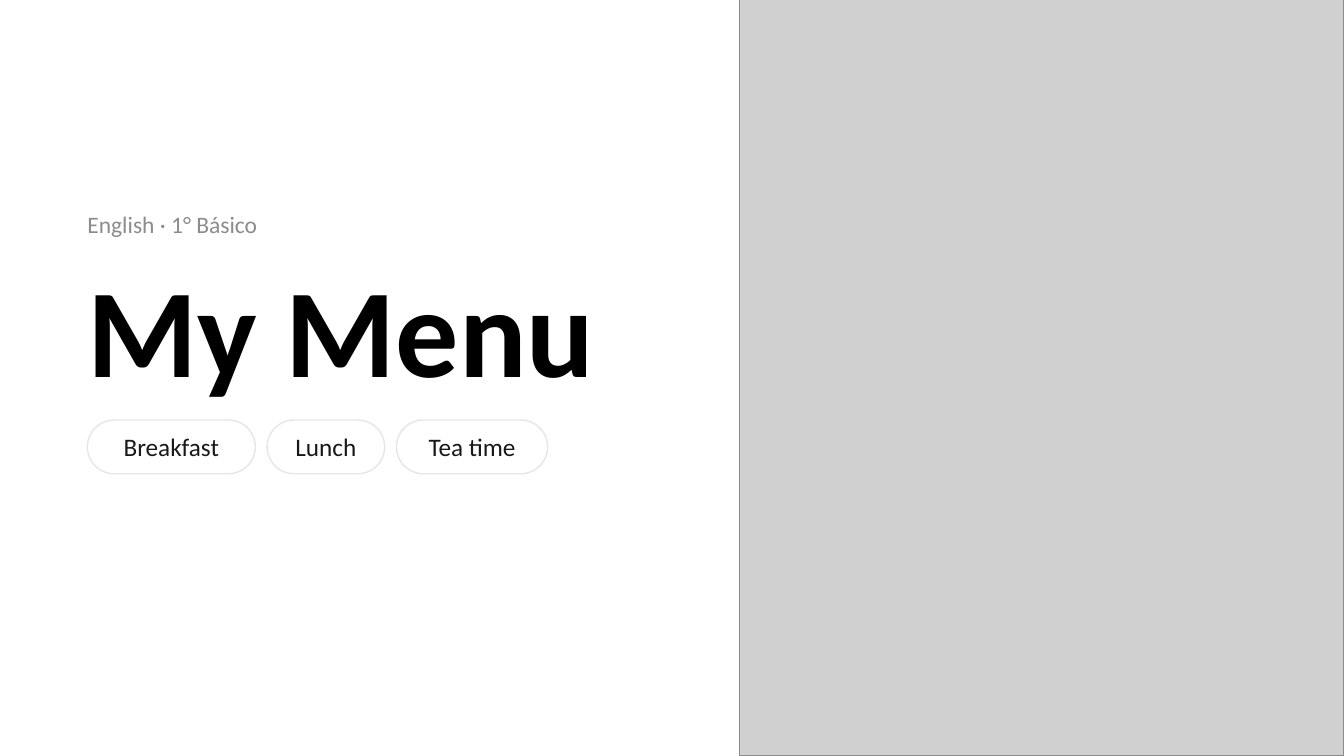
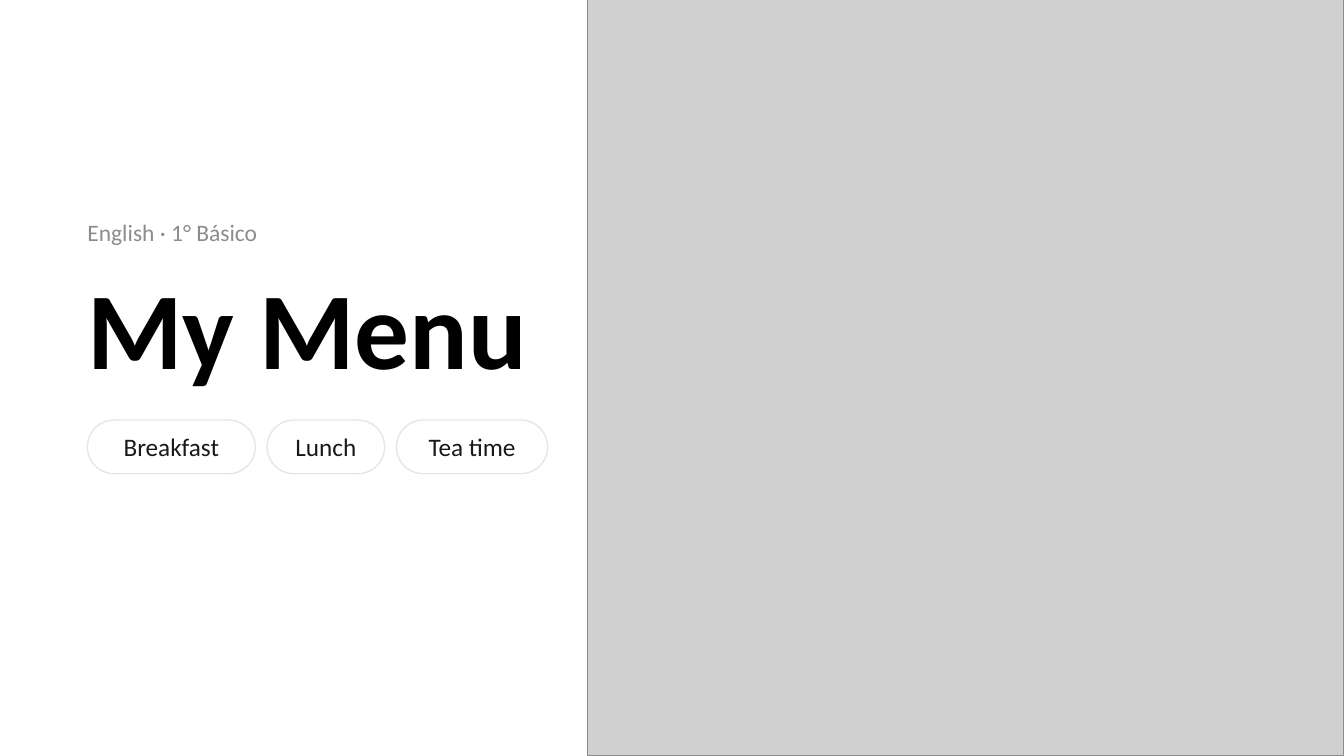
Before and after one commit to d4tr3s14/aprendo-en-casa, a slide deck: slide 1 of 1-basico/semestre-2/ingles/my-menu-presentacion.pptx. Drawn at 1344x756 pixels with LibreOffice and Linux fonts; fonts in the diff are those of the drawing; grey boxes stand for pictures. Boxes give left, top, right and bottom in pixels: in the first picture for what was removed or moved away, otherwise in the second. Text is boxed around its words. In the diff, an @@ line names an element or a change of style, - is before the commit and + after.

```diff
--- a/1-basico/semestre-2/ingles/my-menu-presentacion.pptx
+++ b/1-basico/semestre-2/ingles/my-menu-presentacion.pptx
@@ picture: place and size @@
-picture at box(739, 0, 1344, 756)
+picture at box(588, 0, 1344, 756)
@@ text "English · 1° Básico": place and size @@
-text "English · 1° Básico" at box(87, 217, 257, 237)
+text "English · 1° Básico" at box(87, 225, 257, 245)
@@ text "My Menu" at box(87, 298, 526, 387): size 90 to 78 pt @@
```
Also in this commit, not shown: 1 other slide changed, 16 other files.
